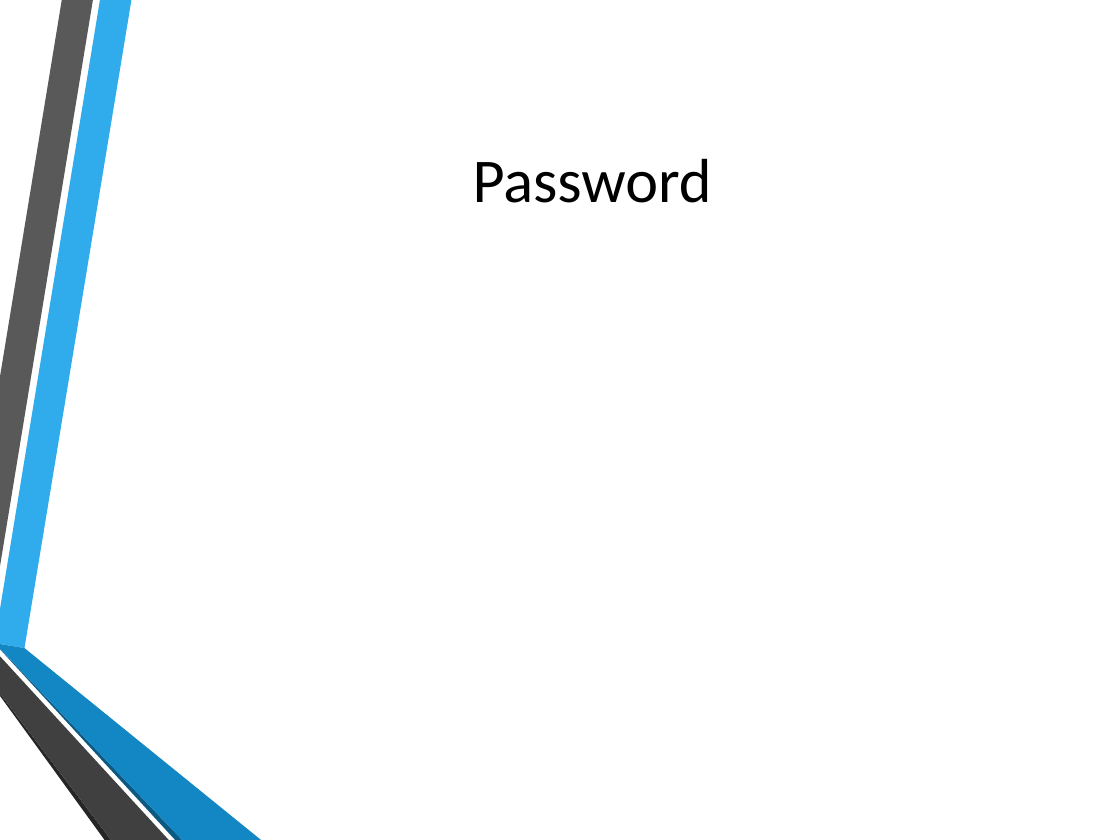
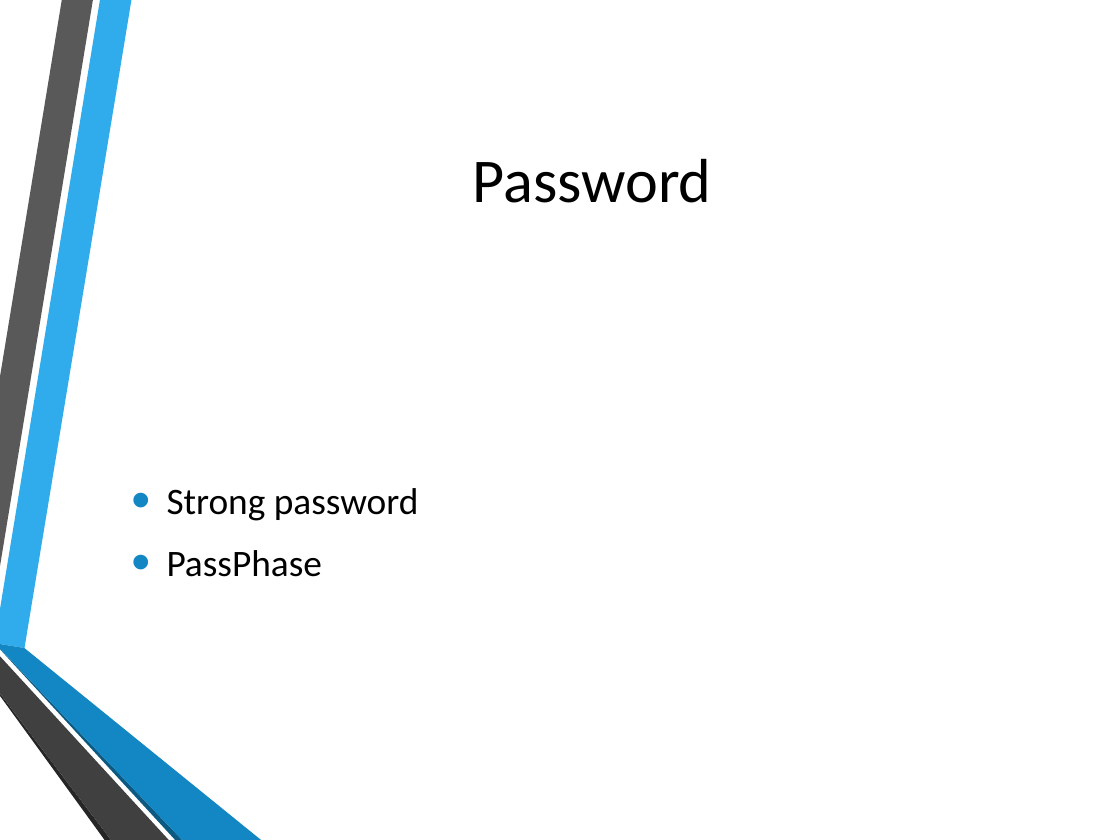
Before and after one commit to hatted/fevaworks-php, a slide deck: slide 9 of php-fw4/lesson4.pptx. Drawn at 1120x840 pixels with LibreOffice and Linux fonts; fonts in the diff are those of the drawing; background and template pictures are left out. Boxes give left, top, right and bottom in pixels: in the first picture for what was removed or moved away, otherwise in the second. Text is boxed around its words. In the diff, an @@ line names an element or a change of style, - is before the commit and + after.

Commit message:
pptx

```diff
--- a/php-fw4/lesson4.pptx
+++ b/php-fw4/lesson4.pptx
@@ text added at (167, 488, 419, 577), 24 pt, text #000000 @@
+• Strong password
+• PassPhase
```
Also in this commit, not shown: 1 other file.
